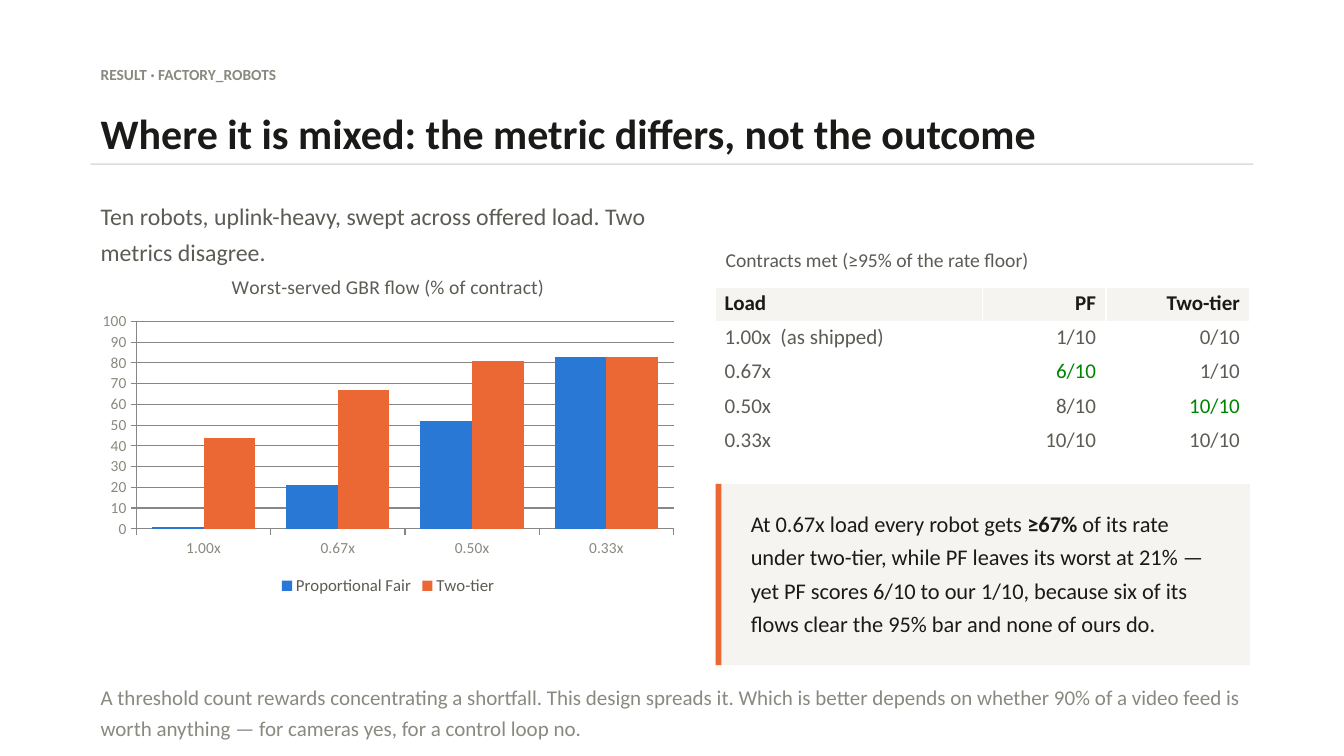
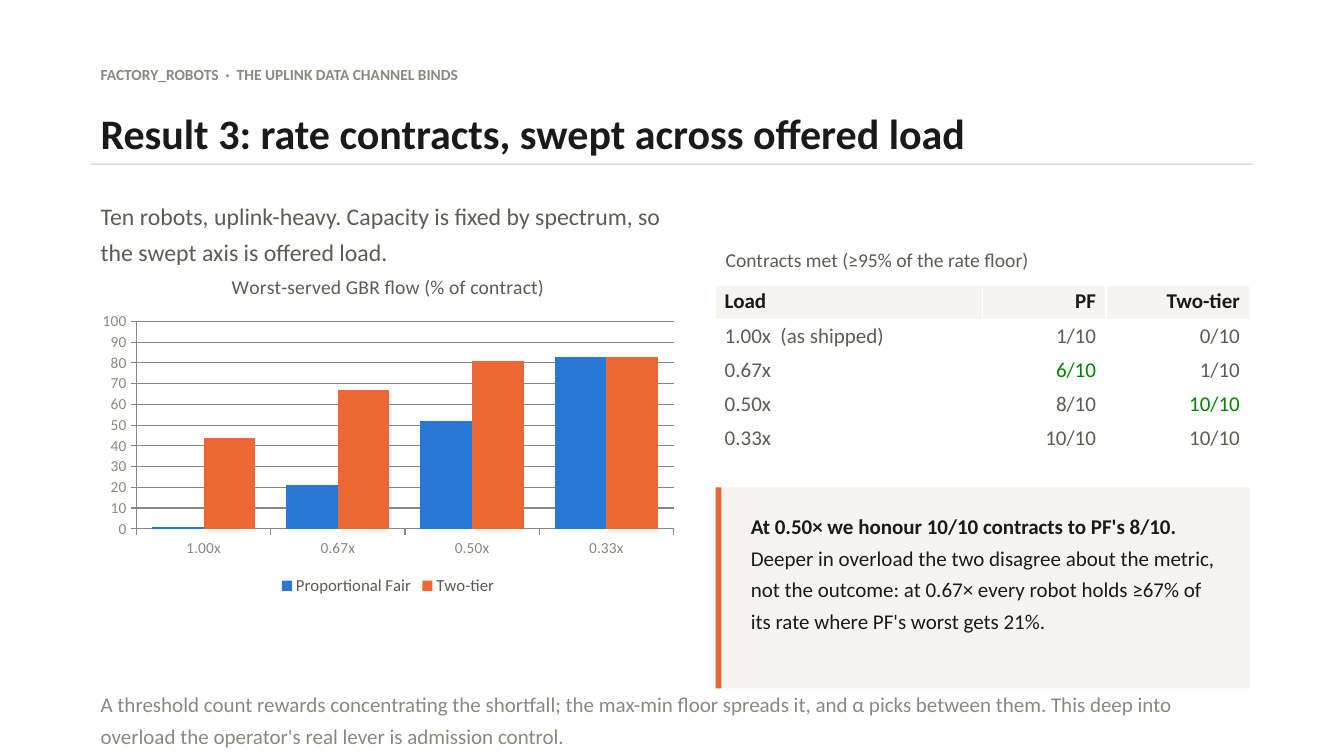
Before and after one commit to rahulnetsc/5g-qos-stack-personal, a slide deck: slide 9 of deck/two-tier-scheduler.pptx (slide 6 before the commit). Drawn at 1344x756 pixels with LibreOffice and Linux fonts; fonts in the diff are those of the drawing. Boxes give left, top, right and bottom in pixels: in the first picture for what was removed or moved away, otherwise in the second. Text is boxed around its words. In the diff, an @@ line names an element or a change of style, - is before the commit and + after.

```diff
--- a/deck/two-tier-scheduler.pptx
+++ b/deck/two-tier-scheduler.pptx
@@ text at (x1=101, y1=70, x2=458, y2=82): text changed @@
-RESULT · FACTORY_ROBOTS
+FACTORY_ROBOTS · THE UPLINK DATA CHANNEL BINDS
@@ text at (x1=101, y1=119, x2=965, y2=156): text changed @@
-Where it is mixed: the metric differs, not the outcome
+Result 3: rate contracts, swept across offered load
@@ text at (x1=101, y1=208, x2=660, y2=265): text changed @@
-Ten robots, uplink-heavy, swept across offered load. Two metrics disagree.
+Ten robots, uplink-heavy. Capacity is fixed by spectrum, so the swept axis is offered load.
@@ rectangle resized from (x1=716, y1=484, x2=1250, y2=665) to (x1=716, y1=488, x2=1250, y2=689) @@
@@ rectangle resized from (x1=716, y1=484, x2=722, y2=665) to (x1=716, y1=488, x2=722, y2=689) @@
@@ text at (x1=751, y1=519, x2=1214, y2=633): text changed; size 16 to 15 pt @@
-At 0.67x load every robot gets ≥67% of its rate under two-tier, while PF leaves its worst at 21% — yet PF scores 6/10 to our 1/10, because six of its flows clear the 95% bar and none of ours do.
+At 0.50× we honour 10/10 contracts to PF's 8/10. Deeper in overload the two disagree about the metric, not the outcome: at 0.67× every robot holds ≥67% of its rate where PF's worst gets 21%.
@@ text at (x1=101, y1=697, x2=1172, y2=748): text changed @@
-A threshold count rewards concentrating a shortfall. This design spreads it. Which is better depends on whether 90% of a video feed is worth anything — for cameras yes, for a control loop no.
+A threshold count rewards concentrating the shortfall; the max-min floor spreads it, and α picks between them. This deep into overload the operator's real lever is admission control.
```
Also in this commit, not shown: 4 other slides changed, 6 slides added, 6 slides removed, 3 other files.
